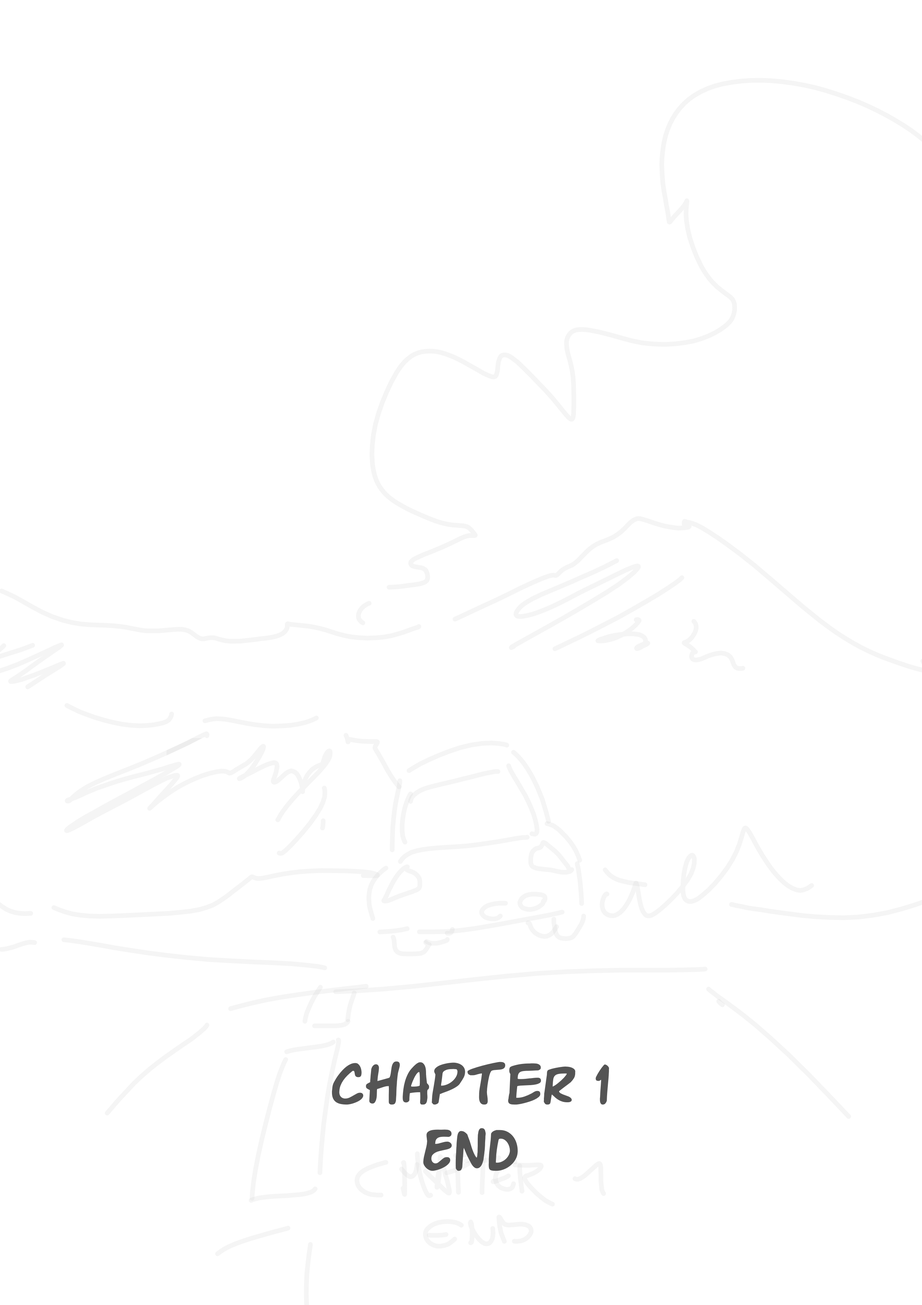
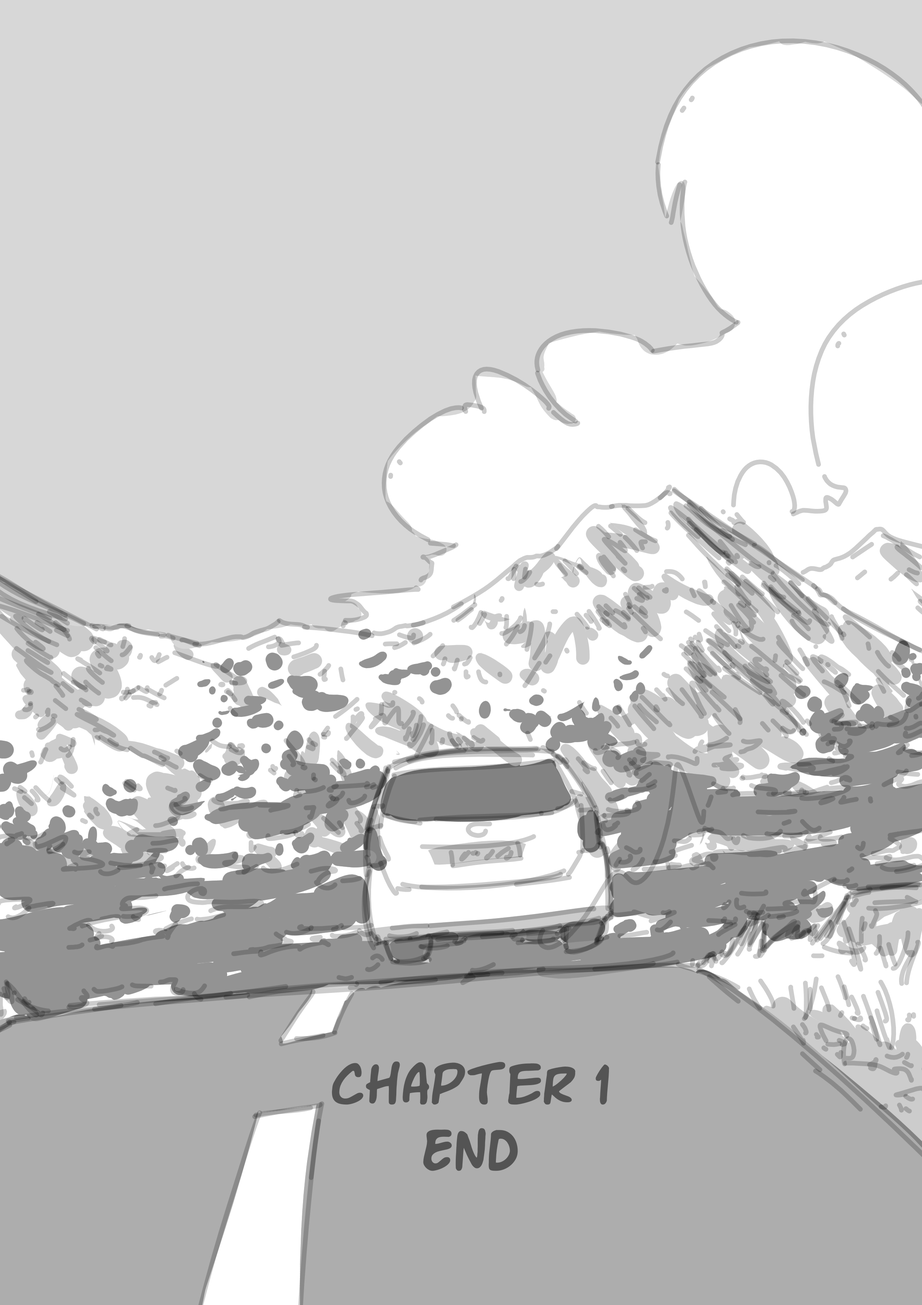
The second 922x1305 image is a revision of the first. Changes to its layers:
added layer "Paint Layer 2" above "Paint Layer 3" over [0, 23, 922, 1305]
added layer "Paint Layer 3" above "Paint Layer 3 (pasted)" over [0, 0, 922, 1305]
hid "Background", painted on it over [0, 65, 922, 1305]
